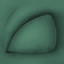
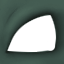
The second 64 x 64 image is a revision of the first. Changes to its layers:
hid "FitPokeFushigisou_EyeLid.02" (3rd of 4, in "Green" › "Lids") over [left=0, top=0, right=64, bottom=64]
showed "FitPokeFushigisou_EyeLid.00" (3rd of 3, in "Green" › "Lids") over [left=0, top=0, right=64, bottom=64]
